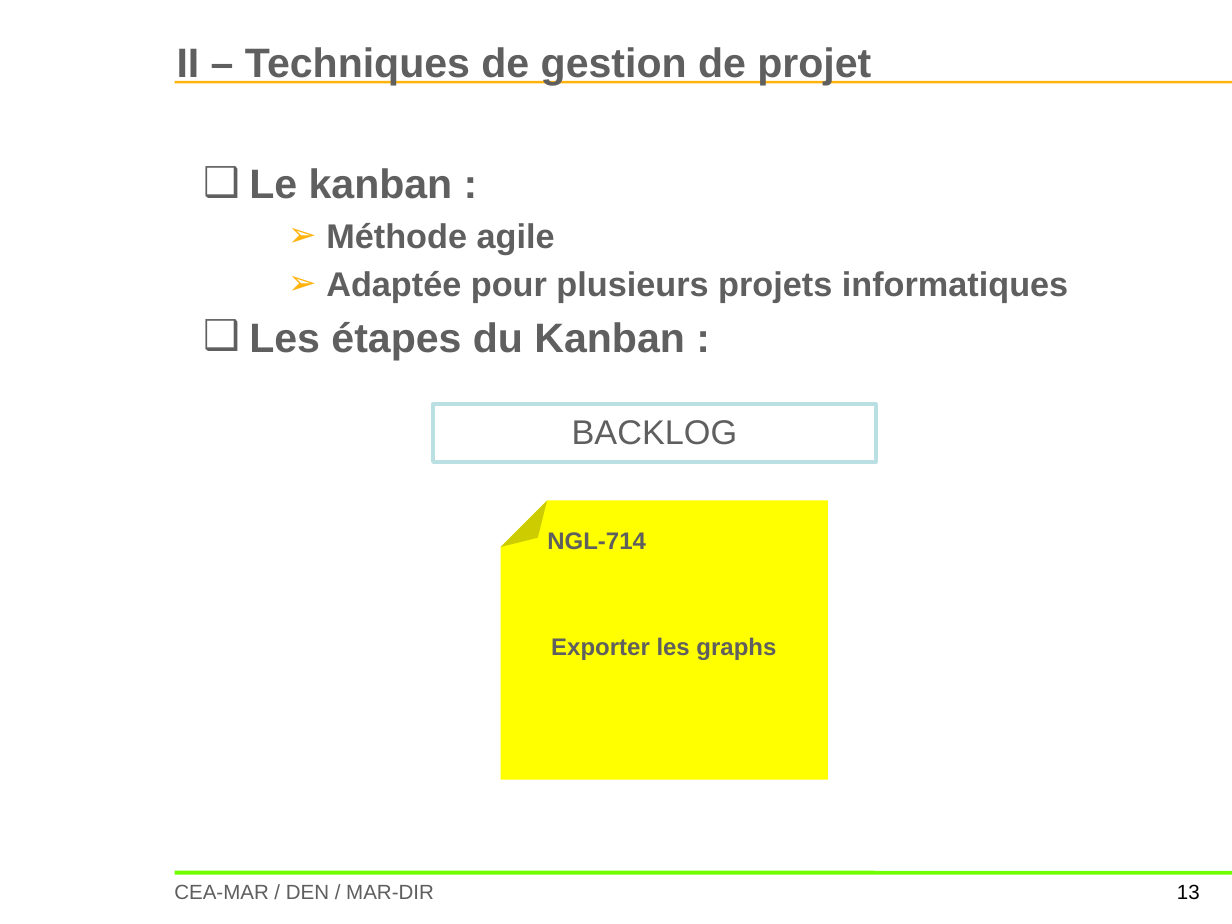
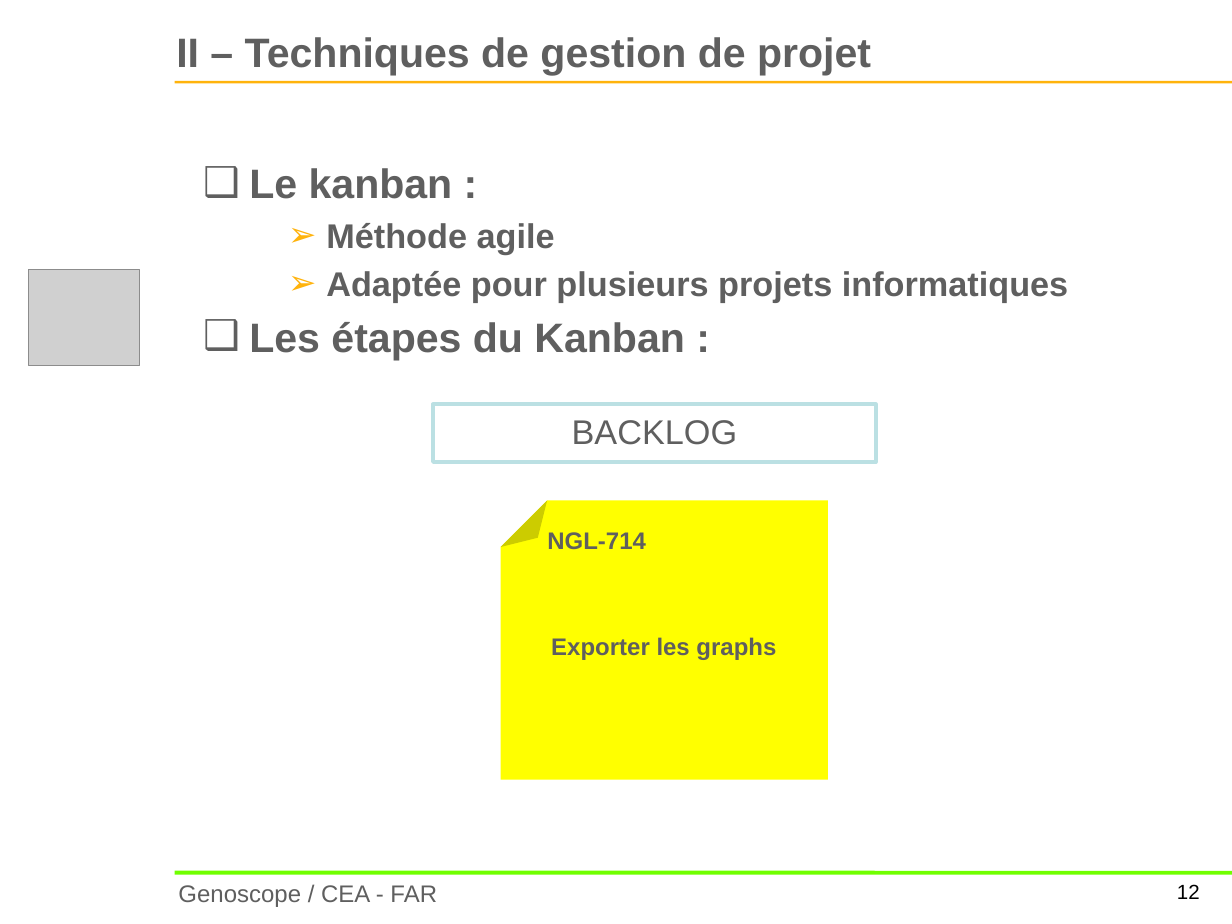
Before and after one commit to CyrilKeil/rapportAlternance20142015, a slide deck: slide 12 of PPTOral.pptx (slide 13 before the commit). Drawn at 1232x924 pixels with LibreOffice and Linux fonts; fonts in the diff are those of the drawing; grey boxes stand for pictures; background and template pictures are left out. Boxes give left, top, right and bottom in pixels: in the first picture for what was removed or moved away, otherwise in the second. Text is boxed around its words. In the diff, an @@ line names an element or a change of style, - is before the commit and + after.

```diff
--- a/PPTOral.pptx
+++ b/PPTOral.pptx
@@ text "II – Techniques de gestion ..." at [176, 37, 871, 75]: vertical alignment middle to top @@
@@ picture added at [28, 270, 139, 366] @@
@@ rectangle added at [170, 880, 451, 909], fill #FFFFFF @@
@@ text added at [178, 885, 437, 907], 14 pt, text #5F5F5F @@
+Genoscope / CEA - FAR
@@ page number at [1177, 884, 1200, 899]: text changed @@
-13
+12
```
Also in this commit, not shown: 15 other slides changed, 4 slides added, 1 other file.
